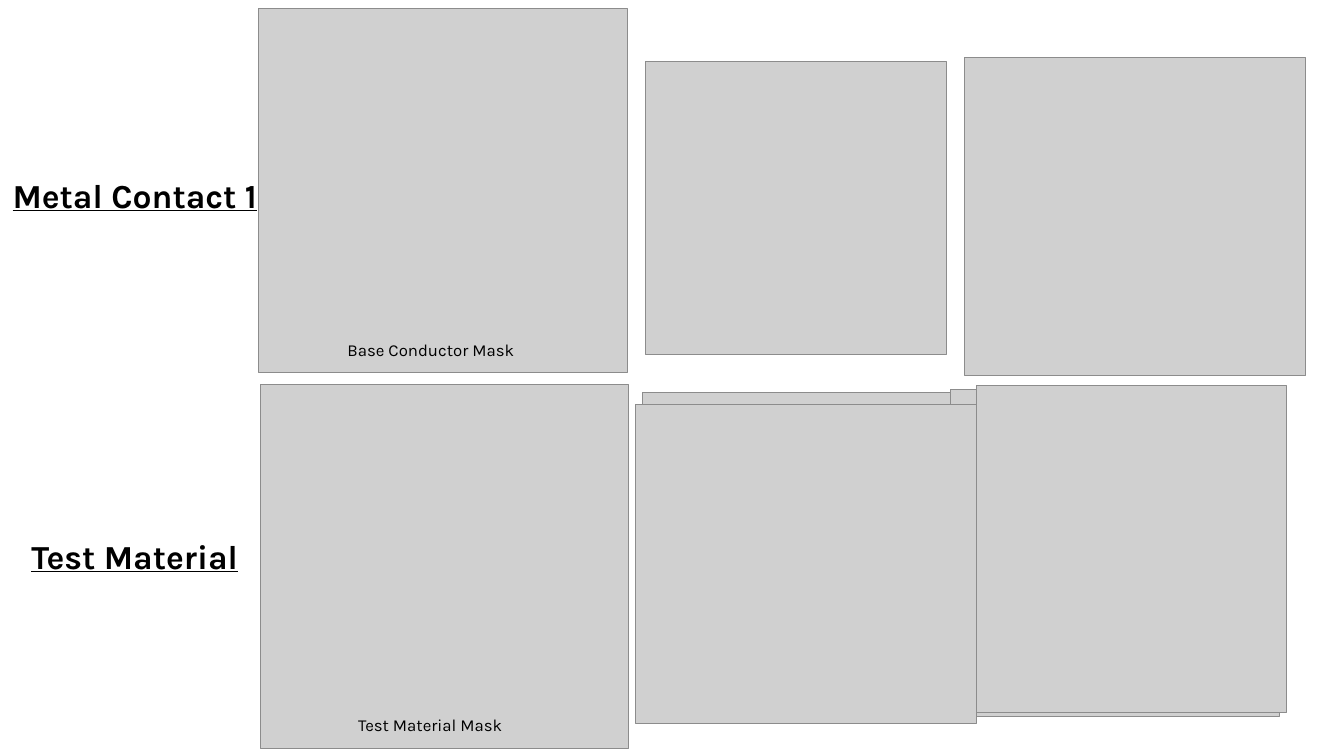
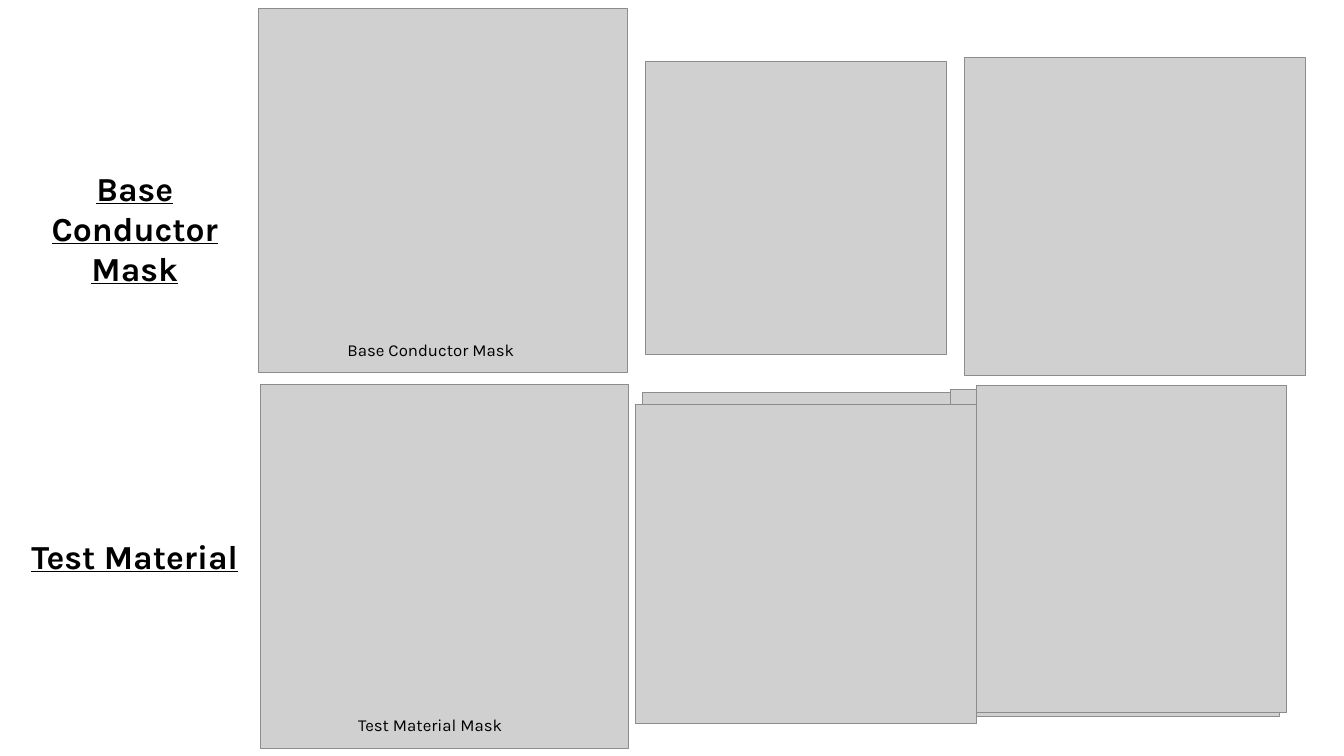
Before and after one commit to barajasalfredo13/Amorphous-Selenium-Vertical-Design, a slide deck: slide 4 of z.ReadMeAssets/ASeGrapheneDetector.pptx (slide 3 before the commit). Drawn at 1344x756 pixels with LibreOffice and Linux fonts; fonts in the diff are those of the drawing; grey boxes stand for pictures. Boxes give left, top, right and bottom in pixels: in the first picture for what was removed or moved away, otherwise in the second. Text is boxed around its words. In the diff, an @@ line names an element or a change of style, - is before the commit and + after.

```diff
--- a/z.ReadMeAssets/ASeGrapheneDetector.pptx
+++ b/z.ReadMeAssets/ASeGrapheneDetector.pptx
@@ text at (52,179,218,284): text changed @@
-Metal Contact 1
+Base Conductor Mask
```
Also in this commit, not shown: 2 other slides changed, 6 other files.
